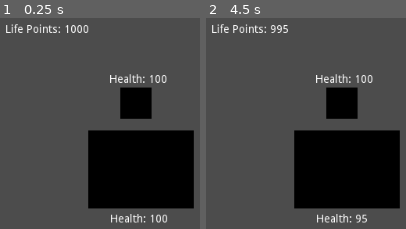
Above: before the commit, frames 1-2 (left to right).
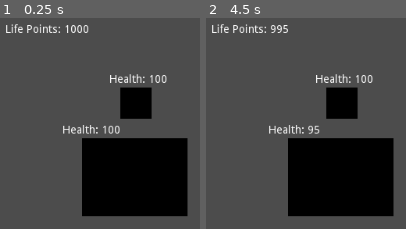
Above: after the commit, the same moments.

Repository: digestearth/adventure_game
Game: Godot game, scene res://entities/human/entity.tscn
Two runs of this game, one before a commit and one after it. Both use one fixed random seed, a clock stepped at 60 frames per second and the inputs below. This scene is started directly instead of the project's main scene.
Inputs (mouse positions are in pixels of both pictures, inside the frame that each line leads up to):
- Up to frame 1 (0.25 s): no input
- Up to frame 2 (4.5 s): tap Enter at 0.5, 2, 3.5 s; move the mouse to (outside the picture) at 0.52 s; click (outside the picture) at 0.67 s; tap Space at 1.25, 2.75, 4.25 s; move the mouse to (outside the picture) at 1.27 s; click (outside the picture) at 1.42 s; move the mouse to (outside the picture) at 2.02 s; click (outside the picture) at 2.17 s; move the mouse to (outside the picture) at 2.77 s; click (outside the picture) at 2.92 s; move the mouse to (outside the picture) at 3.52 s; click (outside the picture) at 3.67 s; move the mouse to (366, 178) at 4.27 s; click (366, 178) at 4.42 s

The runs differ from the first frame. In frame 1, 7.1% of the frame differs, in the area x 31-97%, y 50-98%; in frame 2, 7.0%.

Commit message:
battle ui update

Diff:
--- a/entities/human/entity.tscn
+++ b/entities/human/entity.tscn
@@ -31,23 +31,23 @@
 text = "Health: 100"
 
 [node name="body" type="ReferenceRect" parent="."]
-margin_left = 99.5698
-margin_top = 136.623
-margin_right = 261.57
-margin_bottom = 278.623
+margin_left = 77.0
+margin_top = 137.0
+margin_right = 262.0
+margin_bottom = 279.0
 
 [node name="bodyRect" type="ColorRect" parent="body"]
-margin_left = 13.0
-margin_top = 11.0
-margin_right = 148.0
-margin_bottom = 111.0
+margin_left = 27.7019
+margin_top = 20.5563
+margin_right = 162.702
+margin_bottom = 120.556
 color = Color( 0, 0, 0, 1 )
 
 [node name="health" type="Label" parent="body"]
-margin_left = 41.1653
-margin_top = 117.615
-margin_right = 115.165
-margin_bottom = 131.615
+margin_left = 2.94038
+margin_top = 3.67548
+margin_right = 76.9404
+margin_bottom = 17.6755
 text = "Health: 100"
 [connection signal="gui_input" from="head/headRect" to="." method="_on_headRect_gui_input"]
 [connection signal="gui_input" from="body/bodyRect" to="." method="_on_bodyRect_gui_input"]
